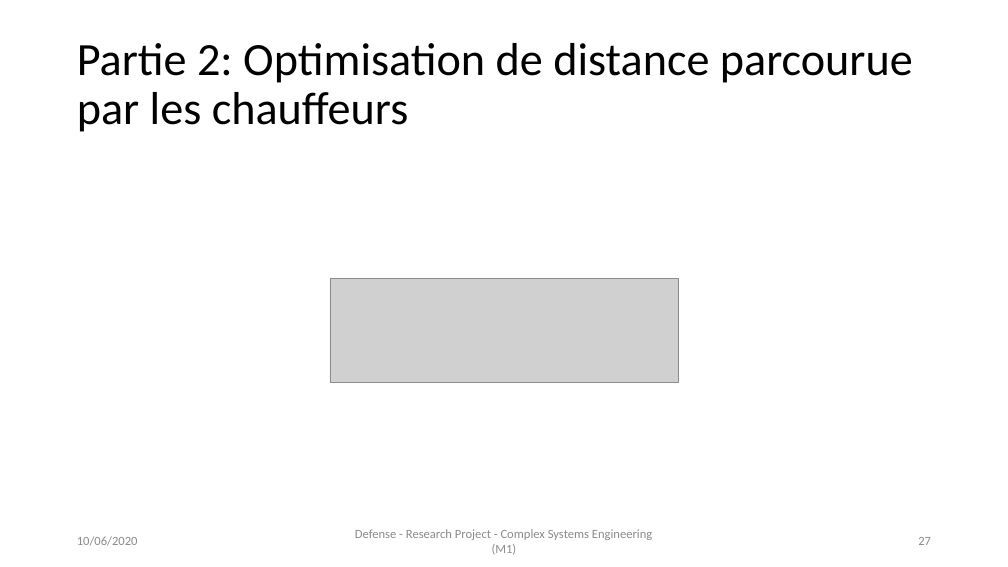
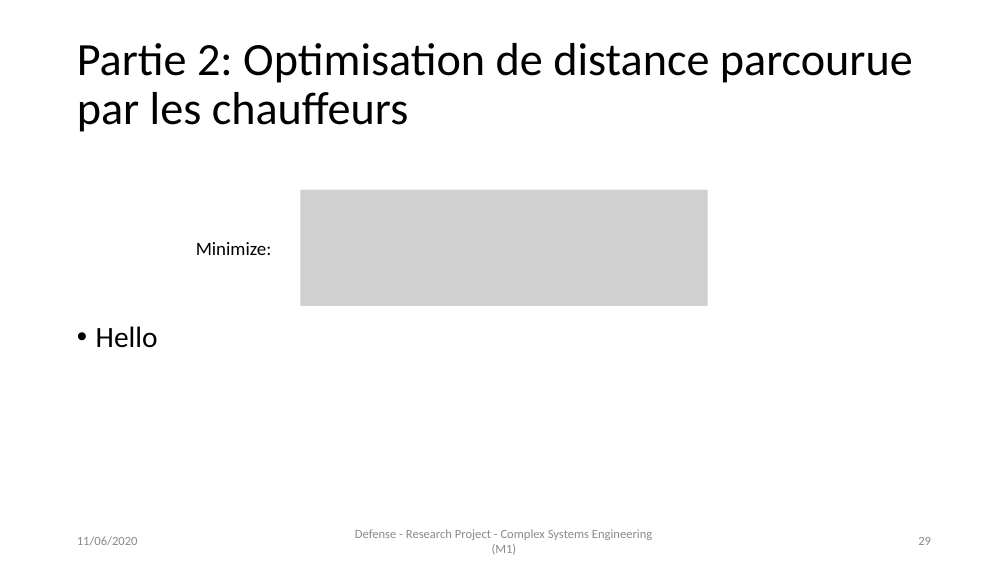
Before and after one commit to AymanABDELHAMID/OD_MTO_DARP, a slide deck: slide 29 of Presentation/presentation_AymanMahmoud.pptx (slide 27 before the commit). Drawn at 1008x567 pixels with LibreOffice and Linux fonts; fonts in the diff are those of the drawing; grey boxes stand for pictures. Boxes give left, top, right and bottom in pixels: in the first picture for what was removed or moved away, otherwise in the second. Text is boxed around its words. In the diff, an @@ line names an element or a change of style, - is before the commit and + after.

```diff
--- a/Presentation/presentation_AymanMahmoud.pptx
+++ b/Presentation/presentation_AymanMahmoud.pptx
@@ picture added at [300,190,708,306] @@
@@ text added at [196,242,272,255], 18 pt, text #000000 @@
+Minimize:
@@ picture removed at [330,279,678,383] @@
@@ text added at [96,326,158,348], 28 pt, text #000000 @@
+• Hello
@@ text at [77,536,138,546]: text changed @@
-10/06/2020
+11/06/2020
@@ page number at [918,537,931,545]: text changed @@
-27
+29
```
Also in this commit, not shown: 27 other slides changed, 5 slides added, 4 other files.
